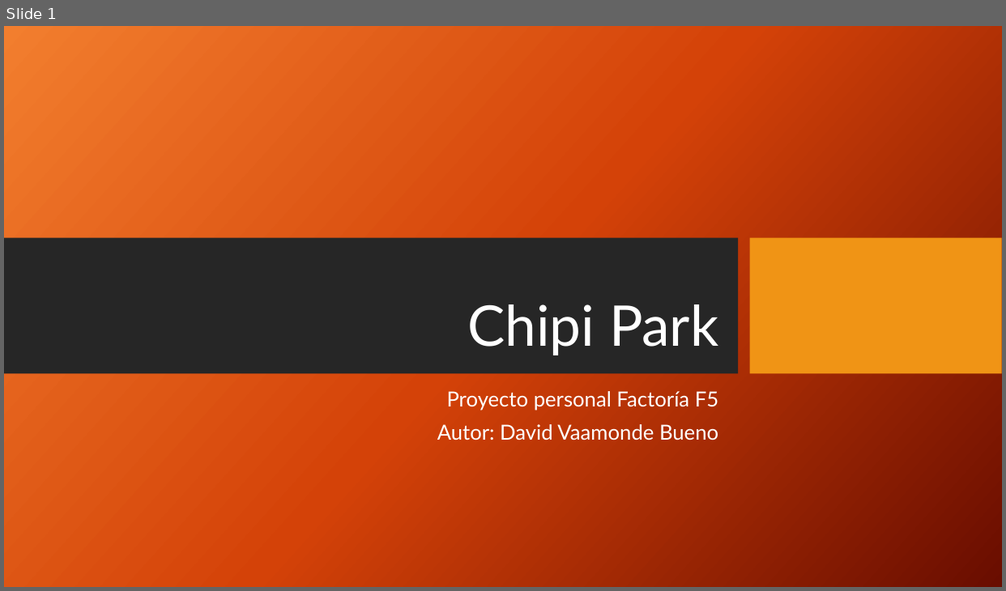
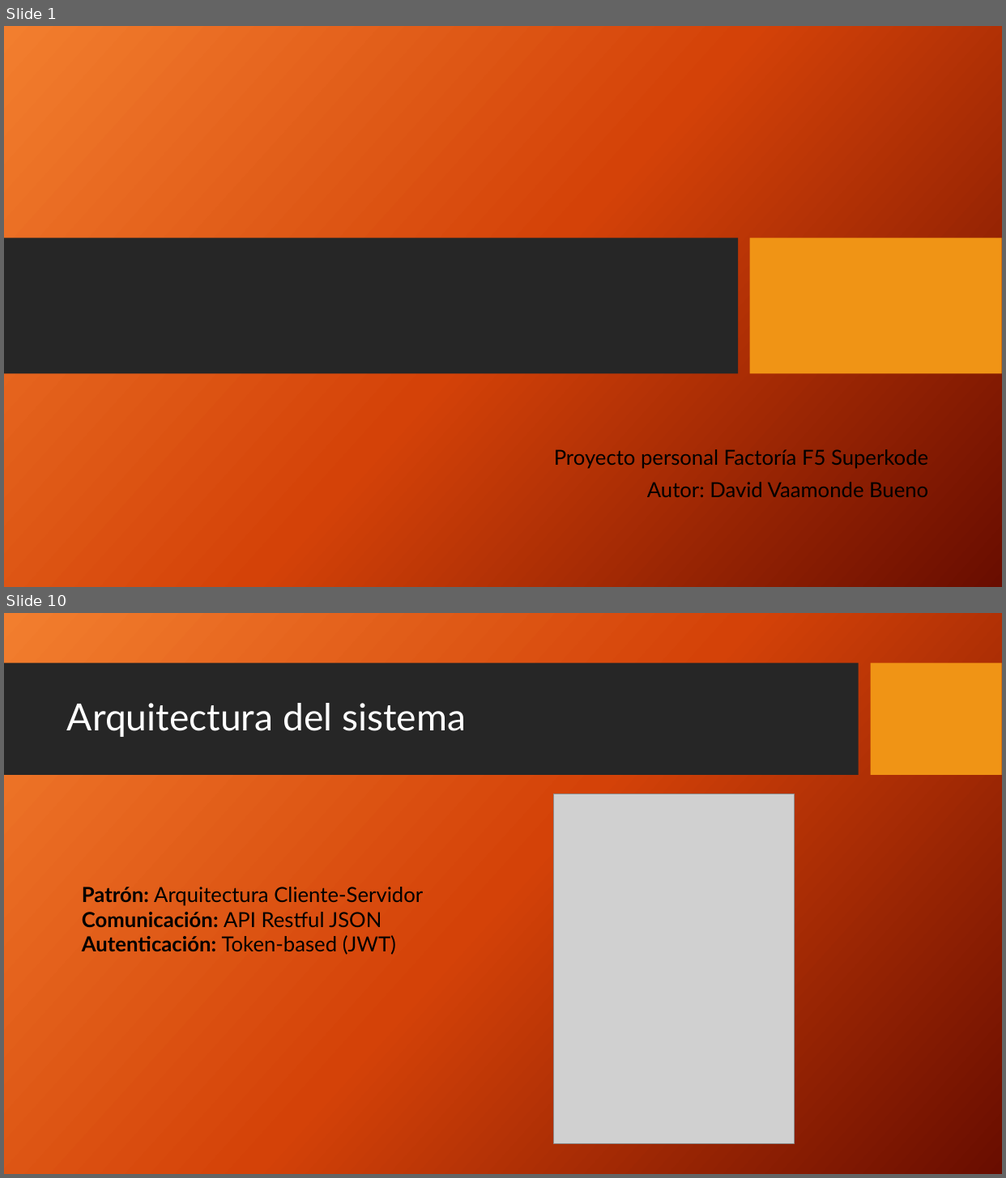
Before and after one commit to DavidLapi/Chipi-Park, a slide deck: Documentation/Chipi Park.pptx. Shown one above the other, each under a label of ours: slide 1 before the commit, slides 1 and 10 after it; the slides between them are not shown. The pictures are 1006x591 and 1006x1178 pixels, drawn with LibreOffice and Linux fonts; fonts in the diff are those of the drawing; grey boxes stand for pictures; background and template pictures are left out. Boxes give left, top, right and bottom in pixels: in the first picture for what was removed or moved away, otherwise in the second. Text is boxed around its words. In the diff, an @@ line names an element or a change of style, - is before the commit and + after.

```diff
--- a/Documentation/Chipi Park.pptx
+++ b/Documentation/Chipi Park.pptx
@@ slide 10 added at [4, 613, 1002, 1174], background picture (left out) @@
@@ rectangle added at [4, 663, 859, 776], fill #262626 @@
@@ rectangle added at [871, 663, 1002, 776], fill #F09415 @@
@@ title added at [67, 703, 466, 737], 36 pt, text #FFFFFF @@
+Arquitectura del sistema
@@ picture added at [553, 794, 794, 1144] @@
@@ text added at [82, 887, 423, 955], 20 pt, text #000000 @@
+Patrón: Arquitectura Cliente-Servidor
+Comunicación: API Restful JSON
+Autenticación: Token-based (JWT)
@@ slide 1 changed as well @@
@@ title removed at [467, 305, 718, 356] @@
-Chipi Park
@@ subtitle "Proyecto personal Factoría F5 Superkode": place and size @@
-subtitle "Proyecto personal Factoría F5 Superkode" at [437, 391, 718, 441]
+subtitle "Proyecto personal Factoría F5 Superkode" at [554, 450, 928, 497]
@@ subtitle at [554, 450, 928, 469]: text changed; text colour #FFFFFF to #000000 @@
-Proyecto personal Factoría F5
+Proyecto personal Factoría F5 Superkode
@@ subtitle at [647, 482, 928, 497]: text colour #FFFFFF to #000000 in "Autor: David Vaamonde Bueno" @@
```
Also in this commit, not shown: 26 other slides added, 1 slide removed, 6 other files.
